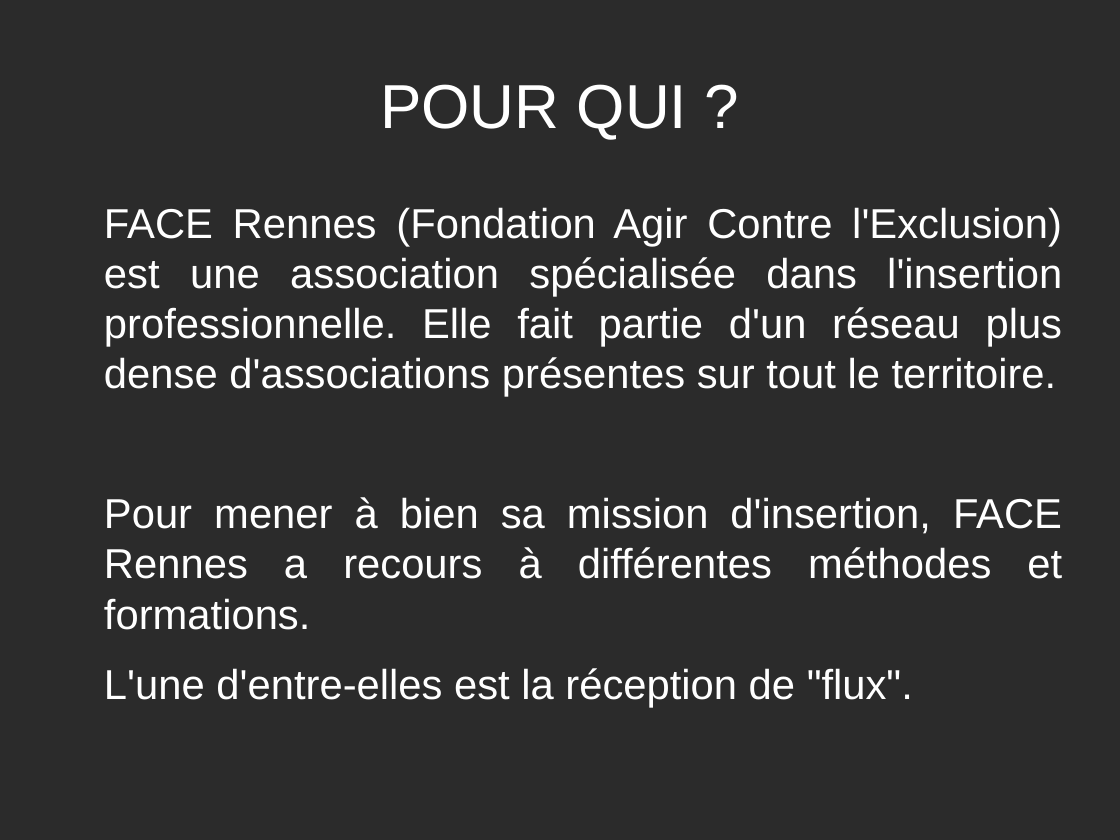
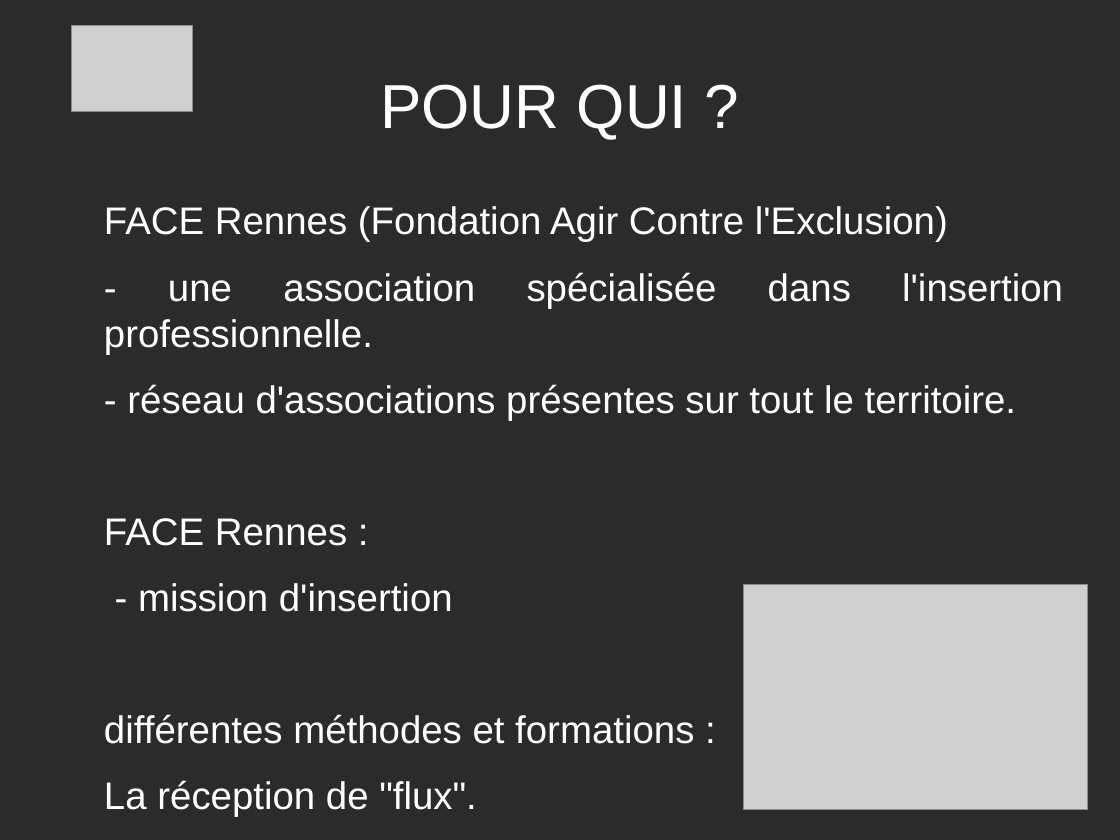
Before and after one commit to PatdeMessac/projets_certif, a slide deck: slide 2 of FACE/Presentation_projet.odp. Drawn at 1120x840 pixels with LibreOffice and Linux fonts; fonts in the diff are those of the drawing; grey boxes stand for pictures; background and template pictures are left out; a plain dark background stands for a picture behind light text. Boxes give left, top, right and bottom in pixels: in the first picture for what was removed or moved away, otherwise in the second. Text is boxed around its words. In the diff, an @@ line names an element or a change of style, - is before the commit and + after.

Commit message:
ajout image dans presentation ppt

```diff
--- a/FACE/Presentation_projet.odp
+++ b/FACE/Presentation_projet.odp
@@ picture added at bbox=[72, 25, 192, 112] @@
@@ text at bbox=[104, 206, 1063, 817]: text changed; size 29.6 to 27.2 pt @@
-FACE Rennes (Fondation Agir Contre l'Exclusion) est une association spécialisée dans l'insertion professionnelle. Elle fait partie d'un réseau plus dense d'associations présentes sur tout le territoire.
-Pour mener à bien sa mission d'insertion, FACE Rennes a recours à différentes méthodes et formations.
-L'une d'entre-elles est la réception de "flux".
+FACE Rennes (Fondation Agir Contre l'Exclusion)
+- une association spécialisée dans l'insertion professionnelle.
+- réseau d'associations présentes sur tout le territoire.
+FACE Rennes :
+- mission d'insertion
+différentes méthodes et formations :
+La réception de "flux".
@@ picture added at bbox=[744, 584, 1088, 810] @@
```
Also in this commit, not shown: 3 other slides changed, 1 slide added, 7 other files.
